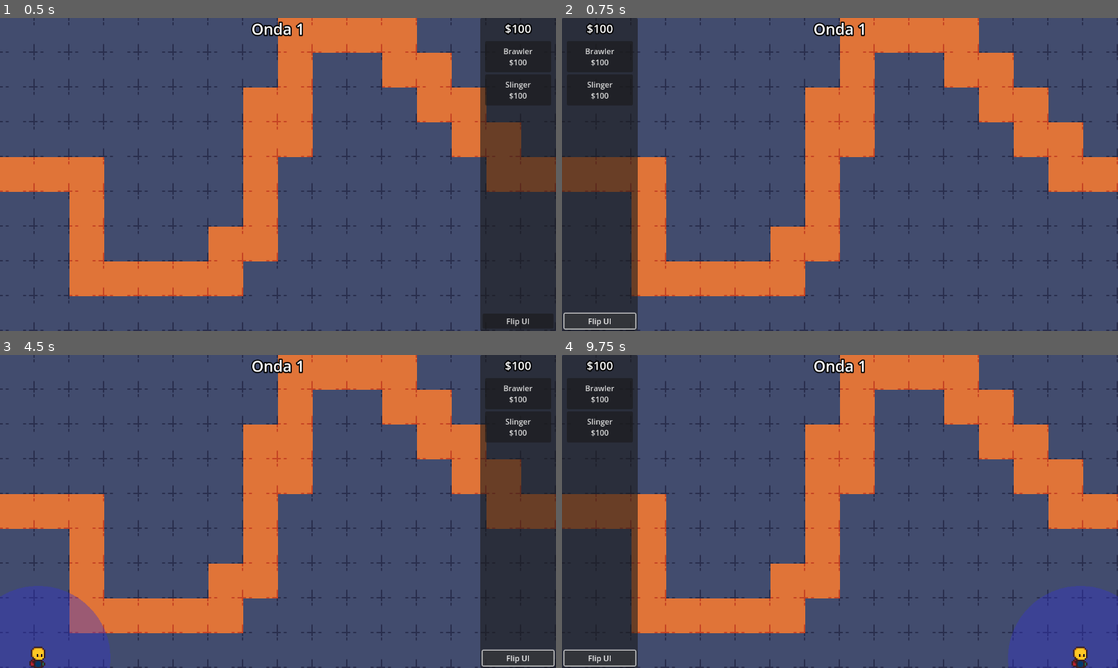
Above: before the commit, frames 1-4 (two rows, left to right).
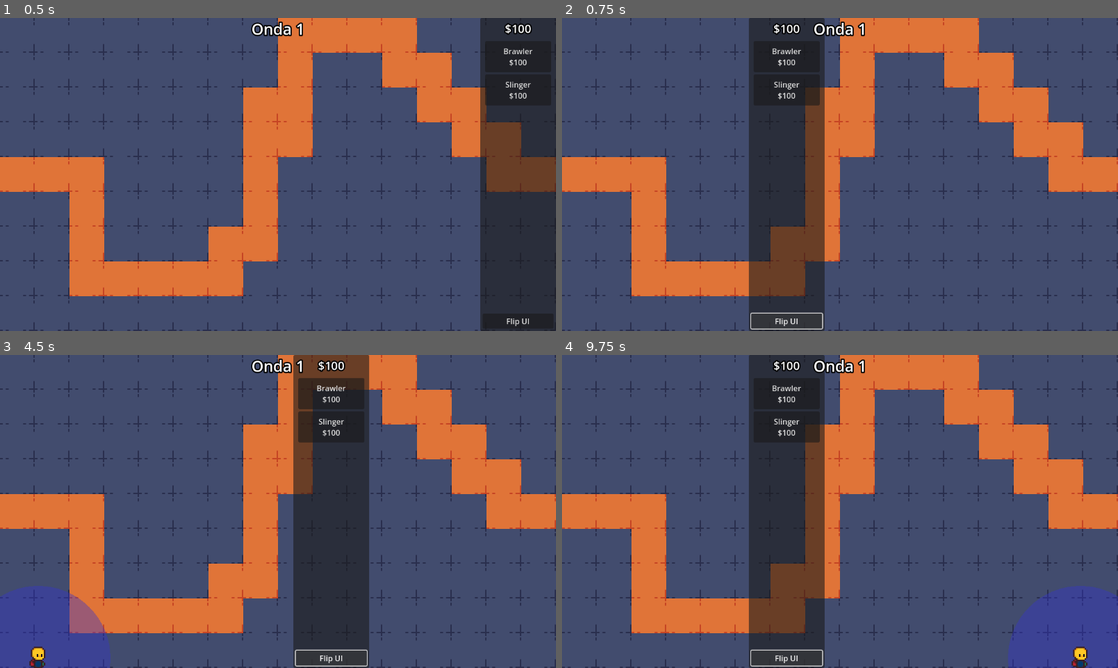
Above: after the commit, the same moments.

Repository: TheSmileyDroid/gunslingers
Game: Godot game, scene res://scenes/maps/test.tscn
Same seed, same stepped clock (60 frames per second), same inputs: the game is played once before the commit and once after it.
Inputs:
- Up to frame 1 (0.5 s): no input
- Up to frame 2 (0.75 s): click "Flip UI" at 0.5 s
- Up to frame 3 (4.5 s): click "Brawler $100" at 1.25 s; click "Slinger $100" at 2 s; click "Brawler $100" at 2.75 s; click "Slinger $100" at 3.5 s; click "Flip UI" at 4.25 s
- Up to frame 4 (9.75 s): click "Brawler $100" at 5 s; click "Slinger $100" at 5.75 s; click "Brawler $100" at 6.5 s; click "Slinger $100" at 7.25 s; click "Brawler $100" at 8 s; click "Slinger $100" at 8.75 s; click "Flip UI" at 9.5 s

Frame 1 is identical in both runs. In frame 2, 27% of the frame differs, in the area x 0-48%, y 0-100%; in frame 3, 27%, in the area x 52-100%, y 0-100%; in frame 4, 27%.

Commit message:
feat: Ajusta velocidade de ataque do personagem Brawler, corrige lógica de área de detecção e melhora carregamento de botões de personagens na UI

Diff:
--- a/assets/heroes/base_melee.tres
+++ b/assets/heroes/base_melee.tres
@@ -69,7 +69,7 @@
 }],
 "loop": false,
 "name": &"attack",
-"speed": 14.0
+"speed": 20.0
 }, {
 "frames": [{
 "duration": 1.0,
--- a/components/detection_area.gd
+++ b/components/detection_area.gd
@@ -27,6 +27,8 @@
     _on_stats_changed()
 
 func _on_stats_changed():
+    if is_queued_for_deletion():
+        return
     $CollisionShape2D.shape = CircleShape2D.new()
     $CollisionShape2D.shape.radius = character.stats.attack_range
 
--- a/data/characters/brawler.tres
+++ b/data/characters/brawler.tres
@@ -6,10 +6,11 @@
 [resource]
 script = ExtResource("1_3grpn")
 name = "Brawler"
+price = 100
 sprite_frames = ExtResource("2_pij0e")
 health = 100
 max_health = 100
-damage = 10
+damage = 5
 speed = 0.0
 fire_rate = 10.0
 pierce = 1
--- a/data/enemies/rat.tres
+++ b/data/enemies/rat.tres
@@ -1,23 +1,27 @@
-[gd_resource type="Resource" script_class="CharacterData" load_steps=17 format=3 uid="uid://cto82k0emlha5"]
+[gd_resource type="Resource" script_class="CharacterData" load_steps=18 format=3 uid="uid://cto82k0emlha5"]
 
 [ext_resource type="Script" path="res://resources/character_stats.gd" id="1_e0a5g"]
 [ext_resource type="Texture2D" uid="uid://cxqbh7kx32ahs" path="res://assets/enemies/base.png" id="2_up65l"]
 
-[sub_resource type="AtlasTexture" id="AtlasTexture_yw3co"]
+[sub_resource type="AtlasTexture" id="AtlasTexture_7d318"]
 atlas = ExtResource("2_up65l")
-region = Rect2(0, 0, 24, 24)
+region = Rect2(0, 48, 24, 24)
 
-[sub_resource type="AtlasTexture" id="AtlasTexture_abmbx"]
+[sub_resource type="AtlasTexture" id="AtlasTexture_0cx6g"]
 atlas = ExtResource("2_up65l")
-region = Rect2(24, 0, 24, 24)
+region = Rect2(24, 48, 24, 24)
 
-[sub_resource type="AtlasTexture" id="AtlasTexture_lynwr"]
+[sub_resource type="AtlasTexture" id="AtlasTexture_g1pbo"]
 atlas = ExtResource("2_up65l")
-region = Rect2(48, 0, 24, 24)
+region = Rect2(48, 48, 24, 24)
 
-[sub_resource type="AtlasTexture" id="AtlasTexture_2jokb"]
+[sub_resource type="AtlasTexture" id="AtlasTexture_i0s4l"]
 atlas = ExtResource("2_up65l")
-region = Rect2(72, 0, 24, 24)
+region = Rect2(72, 48, 24, 24)
+
+[sub_resource type="AtlasTexture" id="AtlasTexture_8fleh"]
+atlas = ExtResource("2_up65l")
+region = Rect2(96, 48, 24, 24)
 
 [sub_resource type="AtlasTexture" id="AtlasTexture_lttd2"]
 atlas = ExtResource("2_up65l")
@@ -59,20 +63,23 @@
 animations = [{
 "frames": [{
 "duration": 1.0,
-"texture": SubResource("AtlasTexture_yw3co")
+"texture": SubResource("AtlasTexture_7d318")
 }, {
 "duration": 1.0,
-"texture": SubResource("AtlasTexture_abmbx")
+"texture": SubResource("AtlasTexture_0cx6g")
 }, {
 "duration": 1.0,
-"texture": SubResource("AtlasTexture_lynwr")
+"texture": SubResource("AtlasTexture_g1pbo")
 }, {
 "duration": 1.0,
-"texture": SubResource("AtlasTexture_2jokb")
+"texture": SubResource("AtlasTexture_i0s4l")
+}, {
+"duration": 1.0,
+"texture": SubResource("AtlasTexture_8fleh")
 }],
-"loop": true,
+"loop": false,
 "name": &"attack",
-"speed": 5.0
+"speed": 11.0
 }, {
 "frames": [{
 "duration": 1.0,
--- a/scenes/ui/ui.gd
+++ b/scenes/ui/ui.gd
@@ -1,39 +1,56 @@
 extends Control
 
-var tower_list_container: VBoxContainer
+@onready var character_list_container: VBoxContainer = %CharacterList
+@onready var panel_container: PanelContainer = %PanelContainer
+@onready var cash_label: Label = %Cash
+
+const CHARACTER_DATA_PATH = "res://data/characters/"
 
 func _ready() -> void:
 	Events.cash_changed.connect(on_cash_changed)
+	_load_character_buttons()
 
-	# get from res://data/characters/
-	var dir = DirAccess.open("res://data/characters/")
+func _load_character_buttons() -> void:
+	var dir = DirAccess.open(CHARACTER_DATA_PATH)
+	if dir == null:
+		printerr("Error opening directory:", CHARACTER_DATA_PATH)
+		return
+
 	dir.list_dir_begin()
-	if dir:
-		dir.list_dir_begin()
-		var file_name = dir.get_next()
+	var file_name = dir.get_next()
 
-		while file_name != "":
-			if file_name.ends_with(".tres"):
-				var character_button = Button.new()
-				character_button.custom_minimum_size = Vector2(0, 64)
-				var stats: CharacterData = load("res://data/characters/%s" % file_name)
-				character_button.text = stats.name + "\n" + "$" + str(stats.price)
-				character_button.pressed.connect(on_tower_pressed.bind(file_name.replace(".tres", "")))
-				%CharacterList.add_child(character_button)
-			file_name = dir.get_next()
+	while file_name != "":
+		if file_name.ends_with(".tres"):
+			var character_button = Button.new()
+			character_button.custom_minimum_size = Vector2(0, 64)
 
-		dir.list_dir_end()
+			var resource_path = CHARACTER_DATA_PATH + file_name
+			var stats: CharacterData = load(resource_path)
+
+			if stats:
+				character_button.text = "%s\n$%d" % [stats.name, stats.price] # Using format for clarity
+				var tower_id = file_name.get_basename() # More direct way to get the ID
+				character_button.pressed.connect(on_tower_pressed.bind(tower_id))
+				character_list_container.add_child(character_button)
+			else:
+				printerr("Error loading character data:", resource_path)
+
+		file_name = dir.get_next()
+
+	dir.list_dir_end()
 
 func on_tower_pressed(tower_id: String) -> void:
 	Events.character_drag.emit(tower_id)
 
+func _on__flip_button_pressed() -> void:
+	var target_x = 0.0
+	if panel_container.position.x == 0:
+		target_x = get_viewport_rect().size.x - panel_container.size.x
 
-func _on__flip_button_pressed() -> void:
-	if %PanelContainer.position.x == 0:
-		%PanelContainer.position.x = get_viewport_rect().size.x - %PanelContainer.size.x
-		print(get_viewport_rect().size.x - %PanelContainer.size.x)
-	else:
-		%PanelContainer.position.x = 0
+	var tween = create_tween()
+	tween.tween_property(panel_container, "position:x", target_x, 0.3) # Animate over 0.3 seconds
+	tween.set_trans(Tween.TRANS_SINE) # Optional: Set the transition type
+	tween.set_ease(Tween.EASE_IN_OUT) # Optional: Set the easing function
 
 func on_cash_changed(cash: int):
-	%Cash.text = "$" + str(cash)
+	cash_label.text = "$%d" % cash # Using format for clarity
Binary file changed: assets/enemies/base.aseprite
Binary file changed: assets/enemies/base.png
